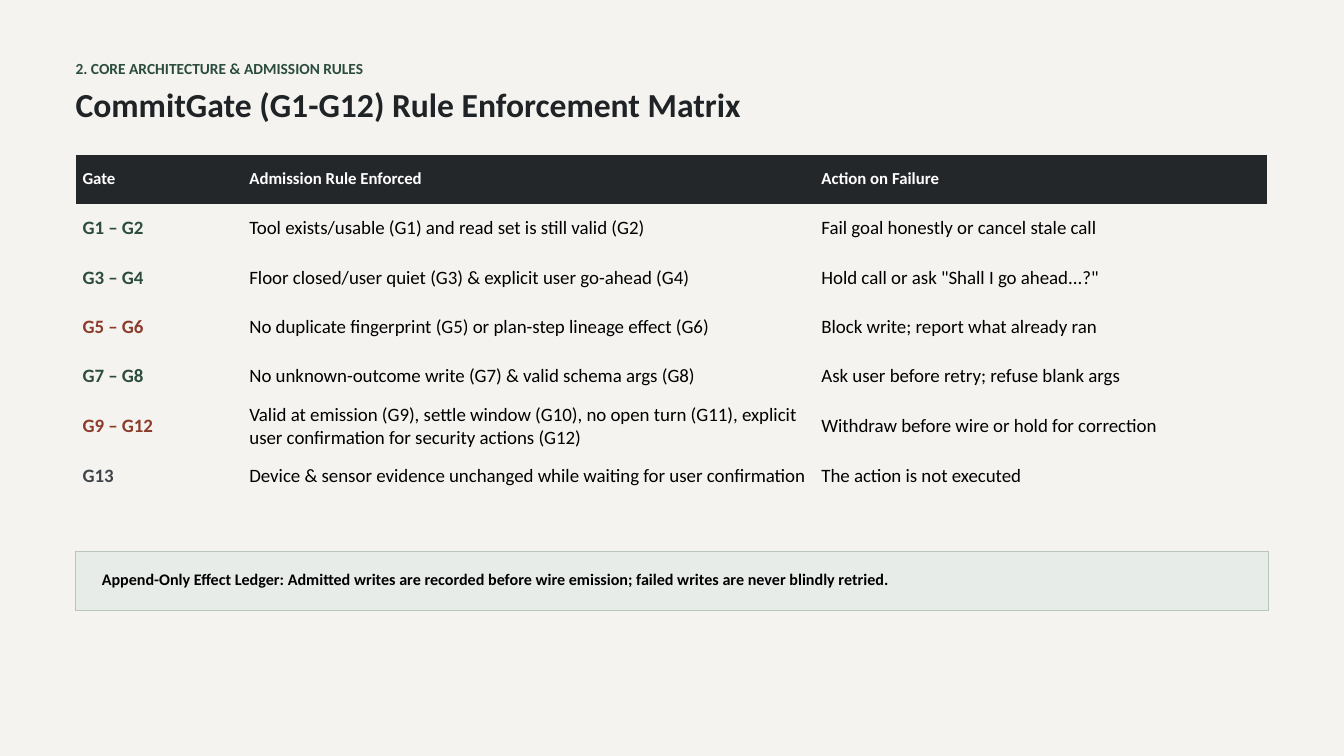
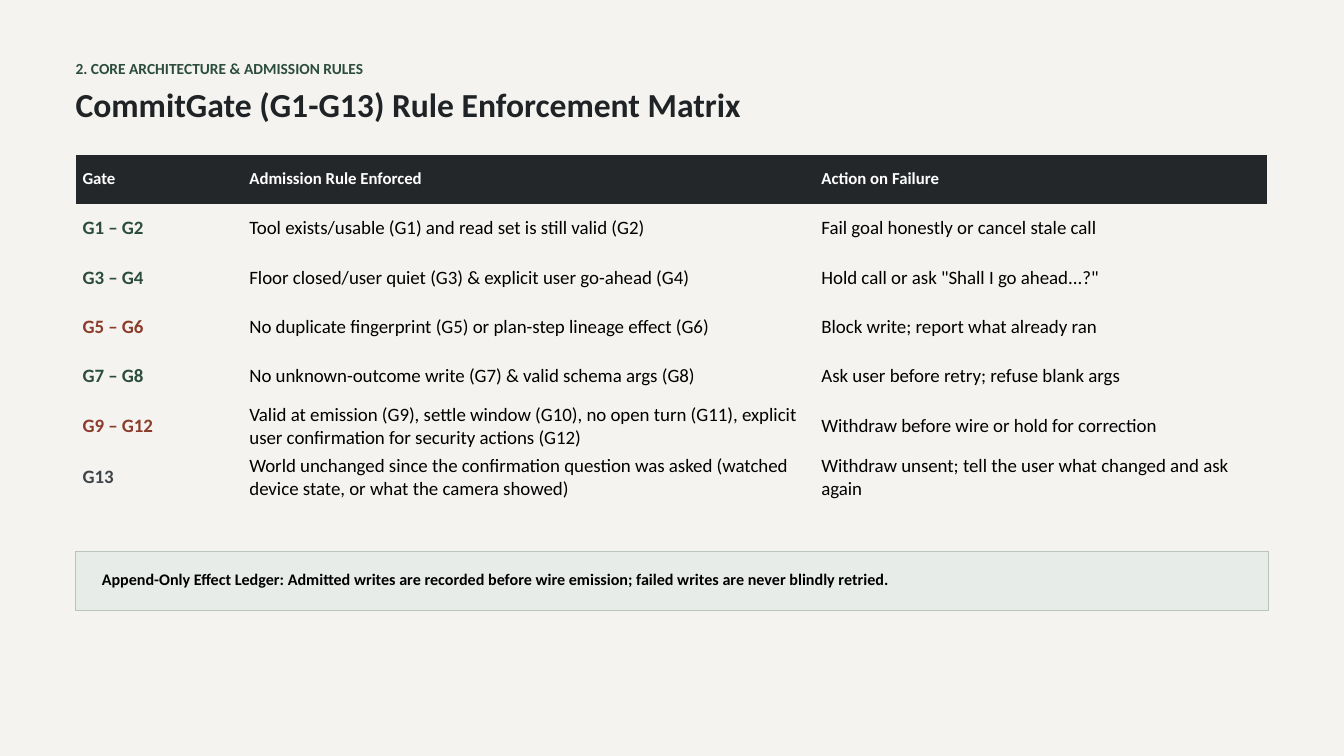
Before and after one commit to AdithyaSanthosh-P/Janus, a slide deck: slide 8 of VITVellore_AICA.pptx. Drawn at 1344x756 pixels with LibreOffice and Linux fonts; fonts in the diff are those of the drawing. Boxes give left, top, right and bottom in pixels: in the first picture for what was removed or moved away, otherwise in the second. Text is boxed around its words. In the diff, an @@ line names an element or a change of style, - is before the commit and + after.

```diff
--- a/VITVellore_AICA.pptx
+++ b/VITVellore_AICA.pptx
@@ text at (x1=76, y1=92, x2=741, y2=122): text changed @@
-CommitGate (G1-G12) Rule Enforcement Matrix
+CommitGate (G1-G13) Rule Enforcement Matrix
@@ table at (x1=76, y1=154, x2=1267, y2=503) @@
-row 7, column 2: Device & sensor evidence unchanged while waiting for user confirmation
+row 7, column 2: World unchanged since the confirmation question was asked (watched device state, or what the camera showed)
-row 7, column 3: The action is not executed
+row 7, column 3: Withdraw unsent; tell the user what changed and ask again
```
Also in this commit, not shown: 7 other slides changed.
